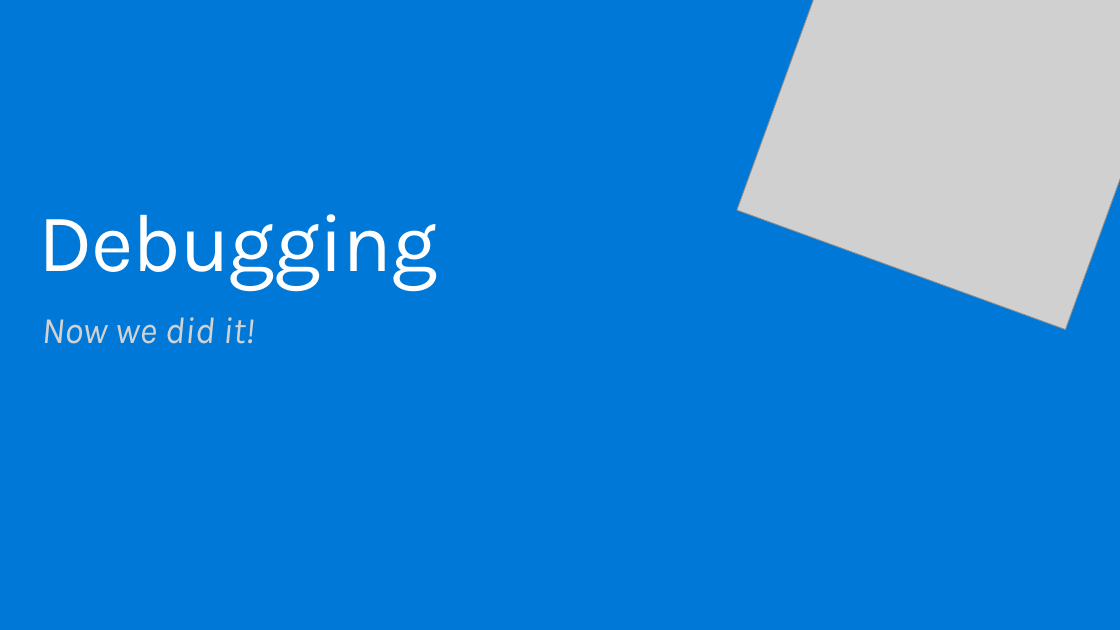
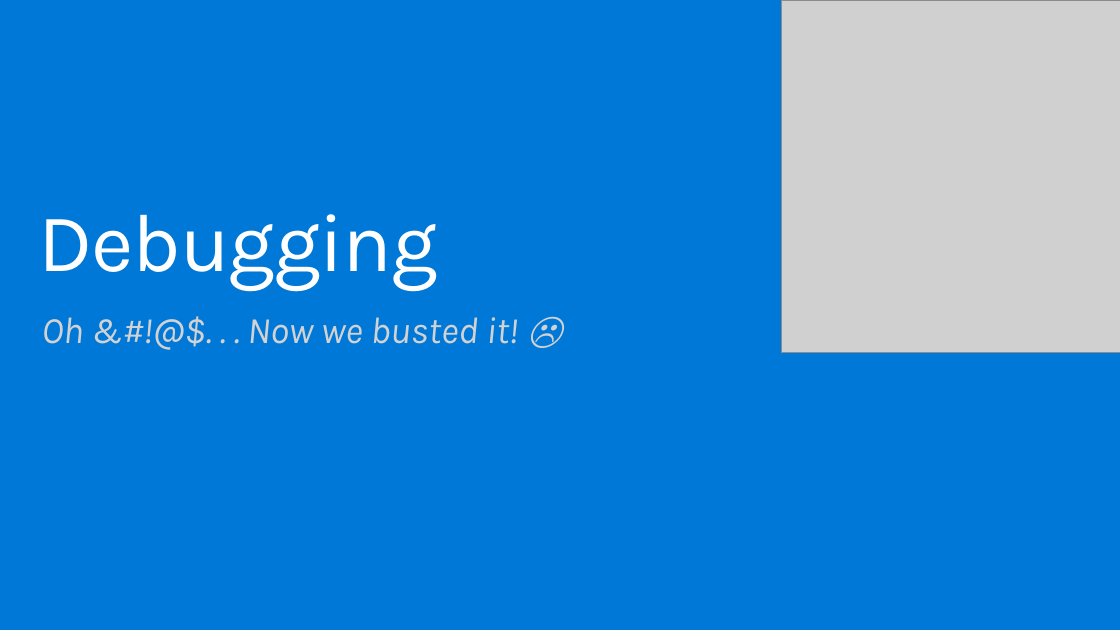
Before and after one commit to mcollier/StirTrek2016, a slide deck: slide 31 of Work on Your ARM Strength.pptx. Drawn at 1120x630 pixels with LibreOffice and Linux fonts; fonts in the diff are those of the drawing; grey boxes stand for pictures. Boxes give left, top, right and bottom in pixels: in the first picture for what was removed or moved away, otherwise in the second. Text is boxed around its words. In the diff, an @@ line names an element or a change of style, - is before the commit and + after.

```diff
--- a/Work on Your ARM Strength.pptx
+++ b/Work on Your ARM Strength.pptx
@@ picture at (x1=781, y1=0, x2=1120, y2=353): rotation 20 to 0 degrees @@
@@ text at (x1=42, y1=317, x2=518, y2=344): text changed @@
-Now we did it!
+Oh &#!@$. . . Now we busted it! ☹
```
Also in this commit, not shown: 11 other slides changed, 2 slides added, 2 other files.
